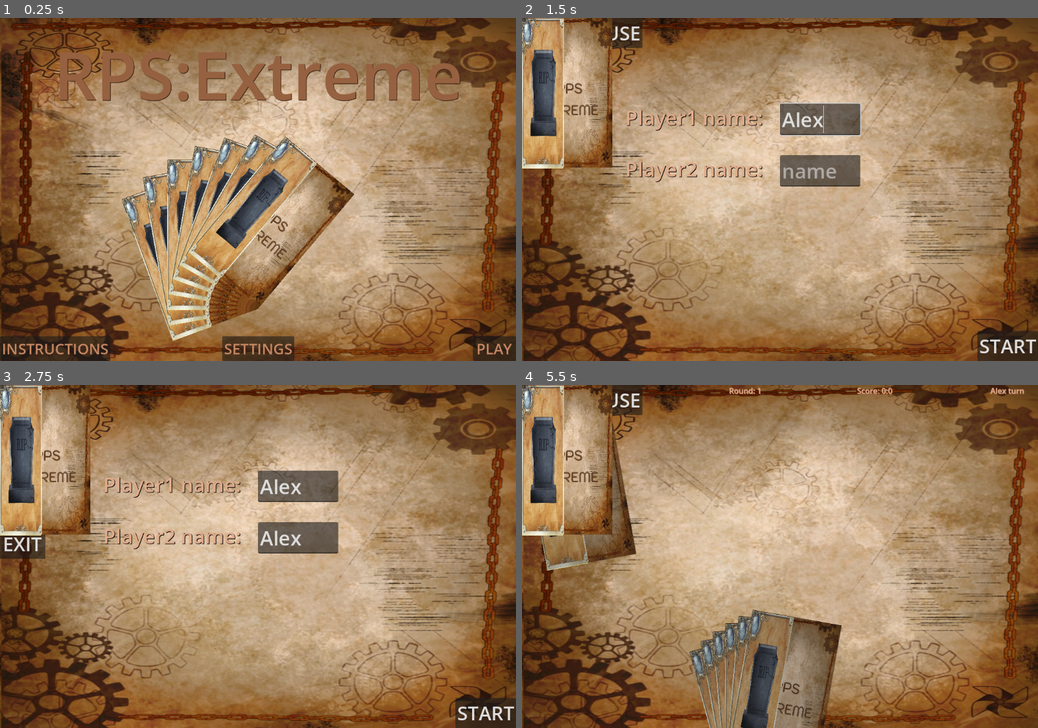
Above: before the commit, frames 1-4 (two rows, left to right).
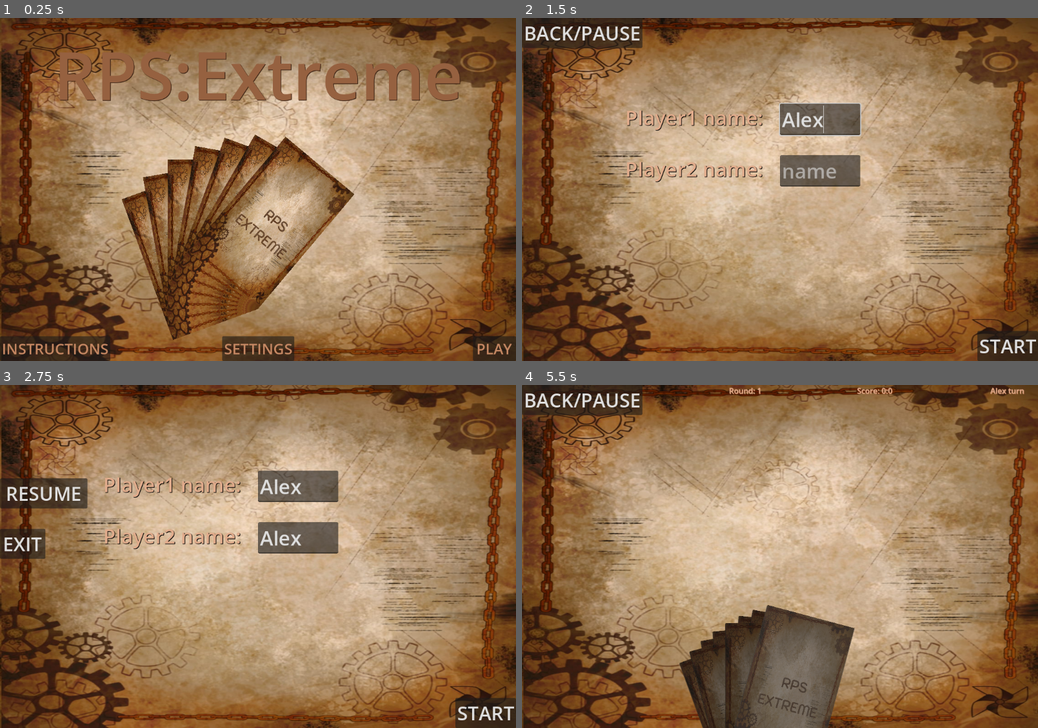
Above: after the commit, the same moments.

Repository: smkillerz777-star/RPS-Extreme
Game: Godot game, scene res://main_menu.tscn
Same seed, same stepped clock (60 frames per second), same inputs: the game is played once before the commit and once after it.
Inputs (mouse positions are in pixels of both pictures, inside the frame that each line leads up to):
- Up to frame 1 (0.25 s): no input
- Up to frame 2 (1.5 s): click "PLAY" at 0.5 s; click (821, 120) at 1.27 s; type "Alex" at 1.35 s
- Up to frame 3 (2.75 s): click (299, 539) at 1.5 s; type "Alex" at 1.58 s; click "BACK/PAUSE" at 2 s
- Up to frame 4 (5.5 s): click "RESUME" at 2.75 s; click "START" at 3.5 s; click (754, 710) at 4.27 s; click (769, 697) at 5.02 s

The runs differ from the first frame. In frame 1, 11% of the frame differs, in the area x 23-62%, y 34-95%; in frame 2, 7.0%; in frame 3, 7.0%; in frame 4, 16%, in the area x 0-65%, y 0-100%.

Commit message:
refactored code and added some logic for modifiers selected
now all the selection and card_disable/enable functions uses card array which become playable_card1/2 depending on whose player turn so that each player can use their own cards, previously this was not needed since both players had the same cards but now since both players can have different modifier card this is required

Diff:
--- a/rps-extreme/card.tscn
+++ b/rps-extreme/card.tscn
@@ -77,6 +77,7 @@
 texture = ExtResource("9_6lcat")
 
 [node name="lock" type="Node2D" parent="." unique_id=407297266]
+visible = false
 
 [node name="Scissors" type="Sprite2D" parent="lock" unique_id=2126262453]
 position = Vector2(38.000004, 158.5)
@@ -84,15 +85,17 @@
 texture = ExtResource("2_6lcat")
 
 [node name="change" type="Node2D" parent="." unique_id=1630485186]
+visible = false
 
 [node name="Paper" type="Sprite2D" parent="change" unique_id=1578383330]
 position = Vector2(43, 159)
 scale = Vector2(0.07962963, 0.20549737)
 texture = ExtResource("3_6lcat")
 
-[node name="plusone" type="Node2D" parent="." unique_id=2035126872]
+[node name="plus_one" type="Node2D" parent="." unique_id=2035126872]
+visible = false
 
-[node name="Stone" type="Sprite2D" parent="plusone" unique_id=523341128]
+[node name="Stone" type="Sprite2D" parent="plus_one" unique_id=523341128]
 position = Vector2(44.25, 157)
 scale = Vector2(0.081018515, 0.2041885)
 texture = ExtResource("9_ut1v0")
--- a/rps-extreme/main_game.gd
+++ b/rps-extreme/main_game.gd
@@ -8,14 +8,20 @@
 var tween
 var score1 = 0
 var score2 = 0
+var modifier_used1 = false
+var modifier_used2 = false
+var playable_cards1 = []
+var playable_cards2 = []
+var current_cards = []
 var game_started = false
 var card_enabled = false
 var game_ended = false
 var game_paused = false
+var is_modifier_mode = true
 const cardScene = preload("res://card.tscn")
 func _ready():
 	card_disable()
-	add_modifier("hehe")
+	#add_modifier("hehe")
 	if(global.again):
 		game_start()
 func _process(delta: float) -> void:
@@ -35,6 +41,7 @@
 func _on_timer_timeout() -> void:
 	if(turn==1):
 		turn = 2
+		current_cards = playable_cards2
 		global.selected1 = selected
 		selected = []
 		selection_end(global.selected1)
@@ -43,6 +50,7 @@
 	else:
 		global.selected2 = selected
 		selected = []
+		current_cards = playable_cards1
 		turn = 1
 		match_game+=1
 		$Label3.text = "Round: " + str(match_game)
@@ -92,25 +100,28 @@
 
 func selection_start():
 	var pos = Vector2.ZERO
-	for i in range(4,11):
-		pos.y = ((i/4)-1)*(340)+355
-		if i<8:
-			pos.x = (i-4)*(250)+240
-		else:
-			pos.x = (i-8)*(250)+365
-		tween.tween_property(get_child(i),"position",pos,0.15)
-		tween.tween_property(get_child(i),"rotation",0,0.15)
-		turn_front(get_child(i))
+	for i in current_cards.size():
+		pos.y = (i/4)*(340)+355
+		if(is_modifier_mode):
+			pos.x = i*250+240
+		else:
+			if i<4:
+				pos.x = i*250+240
+			else:
+				pos.x = i*250+365
+		tween.tween_property(current_cards[i],"position",pos,0.15)
+		tween.tween_property(current_cards[i],"rotation",0,0.15)
+		turn_front(current_cards[i])
 	$Label.visible = true
 
 func selection_end(selected_cards):
-	for i in range(0,7):
+	for i in current_cards.size():
 		if(selected_cards.find(i)==-1):
-			turn_back(get_child(i+4))
-	for i in range(4,11):
-		var angle = (i-8)*5/180.0*PI
-		tween.tween_property(get_child(i),"rotation",angle,0.15)
-		tween.tween_property(get_child(i),"position",Vector2(615,815),0.15)
+			turn_back(current_cards[i])
+	for i in current_cards.size():
+		var angle = (i-4)*5/180.0*PI
+		tween.tween_property(current_cards[i],"rotation",angle,0.15)
+		tween.tween_property(current_cards[i],"position",Vector2(615,815),0.15)
 
 func turn_front(card):
 	if(tween == null or not tween.is_valid()):
@@ -242,18 +253,19 @@
 func _on_start_pressed() -> void:
 	if($input1.text=="" or $input2.text==""):
 		return
+	modifier_selection_start()
 	global.player1 = $input1.text
 	global.player2 = $input2.text
 	game_start()
 
 func  card_enable():
-	for i in range(4,11):
-		get_child(i).get_child(1).disabled = false
+	for i in current_cards.size():
+		current_cards[i].get_child(1).disabled = false
 	card_enabled = true
 
 func  card_disable():
-	for i in range(4,11):
-		get_child(i).get_child(1).disabled = true
+	for i in current_cards.size():
+		current_cards[i].get_child(1).disabled = true
 	card_enabled = false
 
 func print_description(winner,loser):
@@ -314,3 +326,23 @@
 	card.add_child(Button.new())
 	card.name = card_name
 	add_child(card)
+
+func modifier_selection_start():
+	var i = 0
+	for card in $modifiers.get_children():
+		card.visible = true
+		card.position = Vector2(615,815)
+		card.rotation = (-15 + i*15)/180.0*PI
+		i+=1
+
+
+func _on_lock_pressed() -> void:
+	pass # Replace with function body.
+
+
+func _on_change_pressed() -> void:
+	pass # Replace with function body.
+
+
+func _on_plus_one_pressed() -> void:
+	pass # Replace with function body.
--- a/rps-extreme/main_game.tscn
+++ b/rps-extreme/main_game.tscn
@@ -248,6 +248,37 @@
 theme_override_colors/font_shadow_color = Color(0.7764706, 0.53333336, 0.3882353, 1)
 theme_override_font_sizes/font_size = 16
 text = "Round: 1"
+
+[node name="modifiers" type="Node2D" parent="." unique_id=202766236]
+
+[node name="lock" type="Node2D" parent="modifiers" unique_id=1622598376]
+
+[node name="card" parent="modifiers/lock" unique_id=1441030641 instance=ExtResource("2_yx7mw")]
+position = Vector2(-190, -315)
+
+[node name="lock" type="Button" parent="modifiers/lock" unique_id=1115516188]
+offset_left = -190.0
+offset_top = -315.0
+
+[node name="change" type="Node2D" parent="modifiers" unique_id=2128330281]
+visible = false
+
+[node name="card" parent="modifiers/change" unique_id=676071725 instance=ExtResource("2_yx7mw")]
+position = Vector2(-190, -315)
+
+[node name="change" type="Button" parent="modifiers/change" unique_id=96623359]
+offset_left = -190.0
+offset_top = -315.0
+
+[node name="plus_one" type="Node2D" parent="modifiers" unique_id=140143895]
+visible = false
+
+[node name="card" parent="modifiers/plus_one" unique_id=569046262 instance=ExtResource("2_yx7mw")]
+position = Vector2(-190, -315)
+
+[node name="plus_one" type="Button" parent="modifiers/plus_one" unique_id=670042078]
+offset_left = -190.0
+offset_top = -315.0
 
 [connection signal="pressed" from="fire/fire2" to="." method="_on_fire_pressed"]
 [connection signal="pressed" from="paper/paper" to="." method="_on_paper_pressed"]
@@ -260,3 +291,6 @@
 [connection signal="pressed" from="back" to="." method="_on_back_pressed"]
 [connection signal="pressed" from="resume" to="." method="_on_resume_pressed"]
 [connection signal="pressed" from="exit" to="." method="_on_exit_pressed"]
+[connection signal="pressed" from="modifiers/lock/lock" to="." method="_on_lock_pressed"]
+[connection signal="pressed" from="modifiers/change/change" to="." method="_on_change_pressed"]
+[connection signal="pressed" from="modifiers/plus_one/plus_one" to="." method="_on_plus_one_pressed"]
